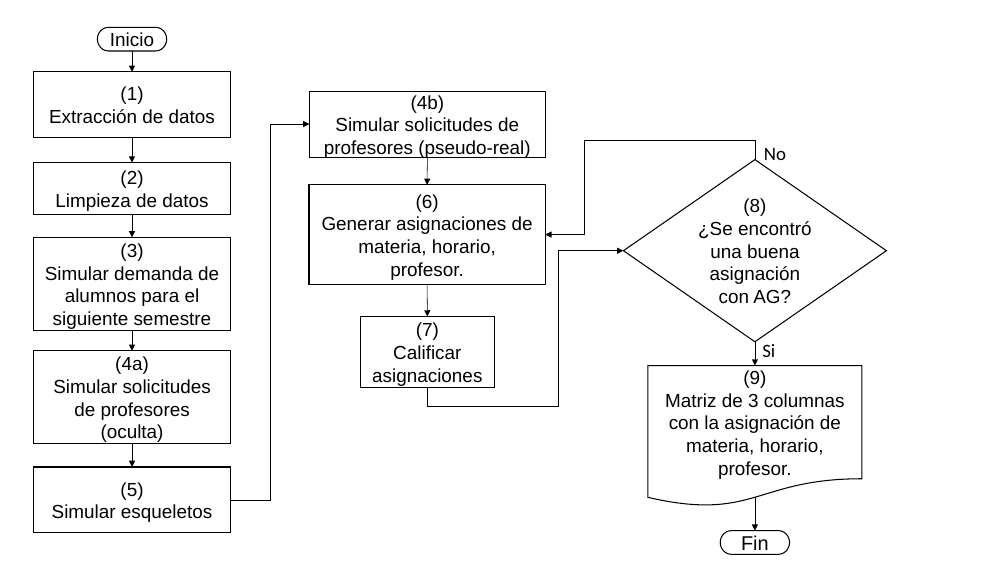
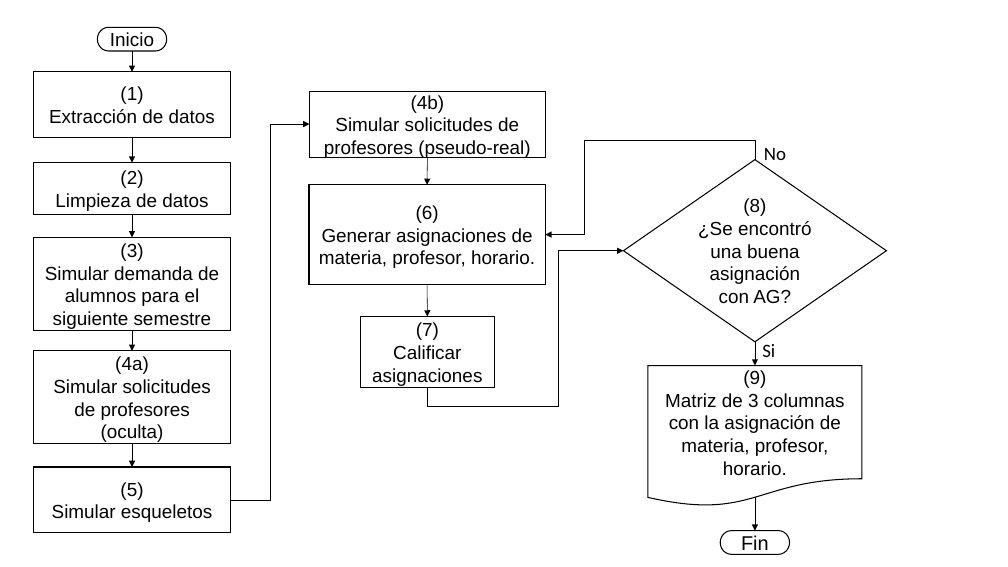
Before and after one commit to ArrigoCoen/Faculty_schedule_simulation, a slide deck: slide 3 of Hidden_files/Tesis/Otros/Diagramas_de_flujo.pptx. Drawn at 1008x567 pixels with LibreOffice and Linux fonts; fonts in the diff are those of the drawing. Boxes give left, top, right and bottom in pixels: in the first picture for what was removed or moved away, otherwise in the second. Text is boxed around its words. In the diff, an @@ line names an element or a change of style, - is before the commit and + after.

```diff
--- a/Hidden_files/Tesis/Otros/Diagramas_de_flujo.pptx
+++ b/Hidden_files/Tesis/Otros/Diagramas_de_flujo.pptx
@@ text in rectangle at [319, 228, 535, 268]: text changed @@
-Generar asignaciones de materia, horario,
-profesor.
+Generar asignaciones de materia, profesor, horario.
@@ text in flow chart document at [665, 393, 845, 476]: text changed @@
-Matriz de 3 columnas con la asignación de materia, horario,
-profesor.
+Matriz de 3 columnas con la asignación de materia, profesor, horario.
```
Also in this commit, not shown: 1 other slide changed, 37 other files.
